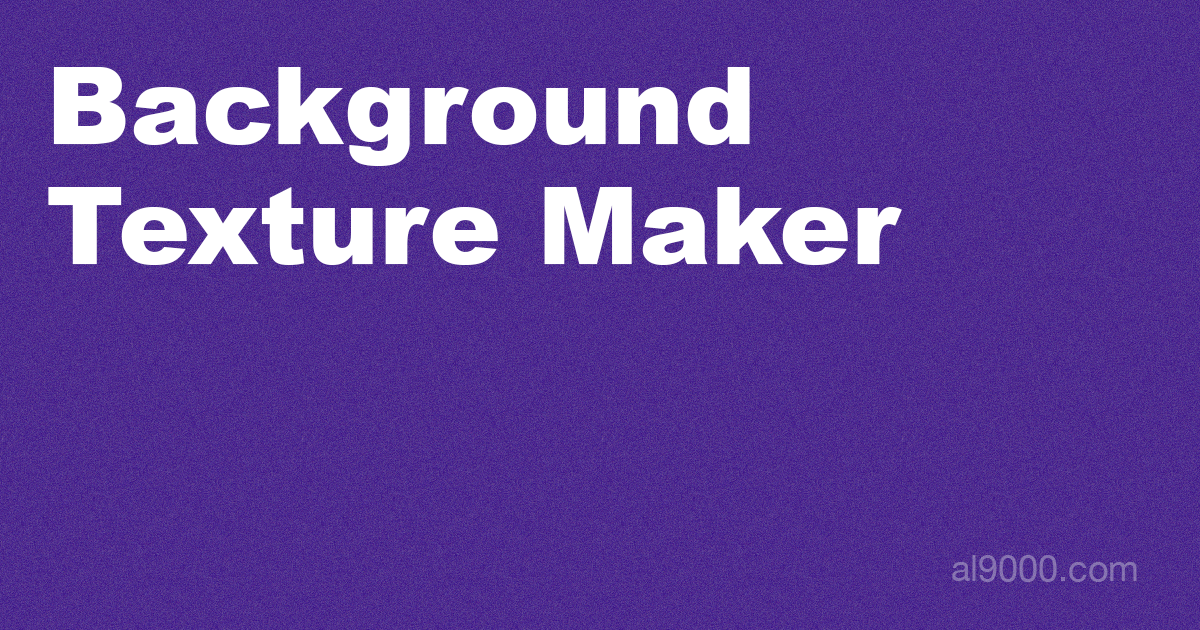
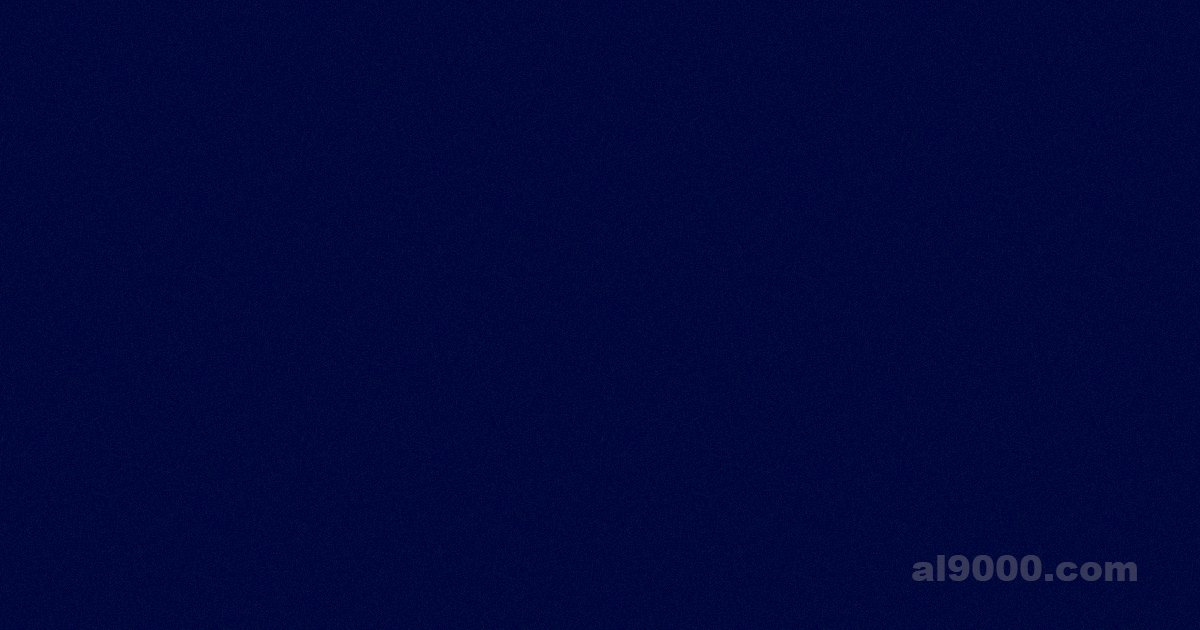
Layered file, before and after one edit (1200px x 630px). Changes by layer:
hid "Background Texture Maker" over bbox(48, 67, 902, 265)
"al9000.com": opacity 27% → 12%, painted on it over bbox(912, 555, 1137, 582)